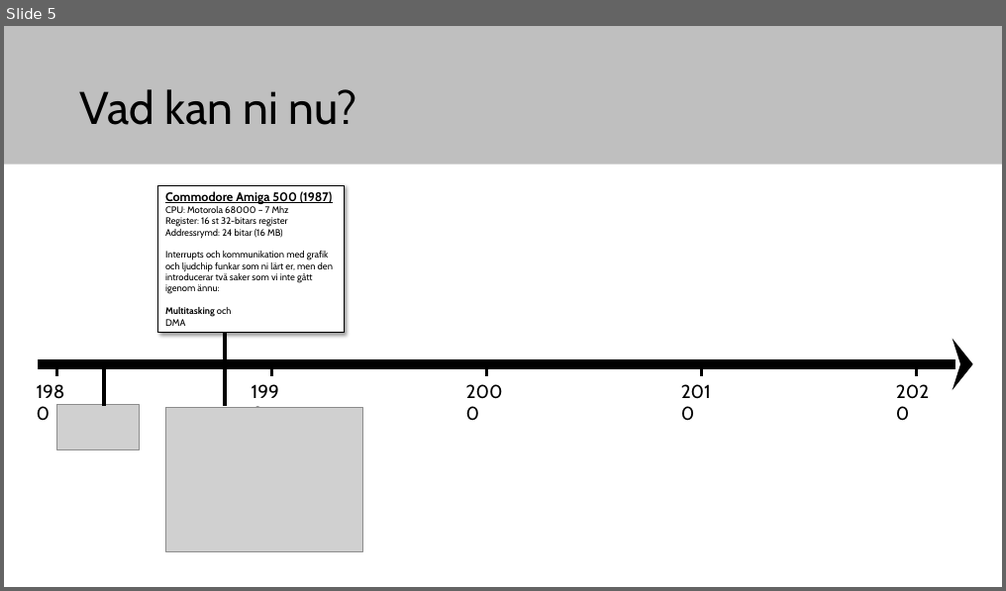
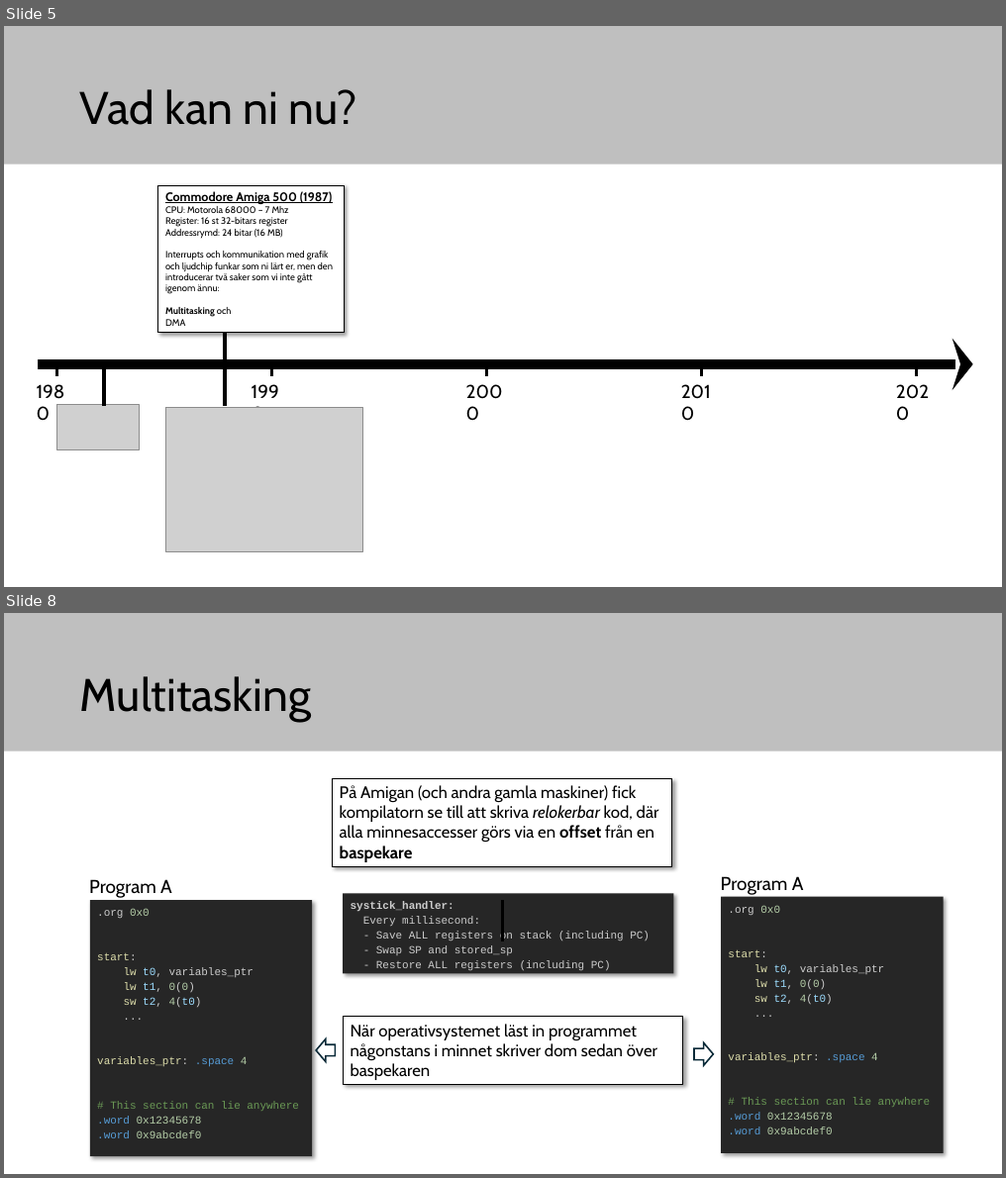
Before and after one commit to elias-at-chalmers/mop-lecture_notes-mirror, a slide deck: slides/lecture12_future_and_wrapup.pptx. Shown one above the other, each under a label of ours: slide 5 before the commit, slides 5 and 8 after it; the slides between them are not shown. The pictures are 1006x591 and 1006x1178 pixels, drawn with LibreOffice and Linux fonts; fonts in the diff are those of the drawing; grey boxes stand for pictures. Boxes give left, top, right and bottom in pixels: in the first picture for what was removed or moved away, otherwise in the second. Text is boxed around its words. In the diff, an @@ line names an element or a change of style, - is before the commit and + after.

Commit message:
Final lecture slides done!

```diff
--- a/slides/lecture12_future_and_wrapup.pptx
+++ b/slides/lecture12_future_and_wrapup.pptx
@@ slide 8 added at [4, 613, 1002, 1174], background #FFFFFF; not listed: 1 template element that a slide beside it also shows @@
@@ title added at [80, 676, 311, 722], 44 pt, text #000000 @@
+Multitasking
@@ rectangle added at [332, 778, 672, 866], fill #FFFFFF, outline #000000 0.75 pt, 16 pt, text #000000 @@
+På Amigan (och andra gamla maskiner) fick kompilatorn se till att skriva relokerbar kod, där alla minnesaccesser görs via en offset från en baspekare
@@ text added at [89, 879, 172, 898], 18 pt, text #000000 @@
+Program A
@@ text added at [721, 876, 804, 895], 18 pt, text #000000 @@
+Program A
@@ rectangle added at [90, 900, 313, 1157], fill #262626, 10.5 pt, text #CCCCCC @@
+.org 0x0
+start:
+lw t0, variables_ptr
+lw t1, 0(0)
+sw t2, 4(t0)
+...
+variables_ptr: .space 4
+# This section can lie anywhere
+.word 0x12345678
+.word 0x9abcdef0
@@ rectangle added at [344, 894, 674, 973], fill #262626, 10.5 pt, text #CCCCCC @@
+systick_handler:
+Every millisecond:
+- Save ALL registers on stack (including PC)
+- Swap SP and stored_sp
+- Restore ALL registers (including PC)
@@ line added from (503, 942) to (503, 900), #000000 3 pt @@
@@ rectangle added at [721, 897, 944, 1154], fill #262626, 10.5 pt, text #CCCCCC @@
+.org 0x0
+start:
+lw t0, variables_ptr
+lw t1, 0(0)
+sw t2, 4(t0)
+...
+variables_ptr: .space 4
+# This section can lie anywhere
+.word 0x12345678
+.word 0x9abcdef0
@@ rectangle added at [344, 1017, 684, 1084], fill #FFFFFF, outline #000000 0.75 pt, 16 pt, text #000000 @@
+När operativsystemet läst in programmet någonstans i minnet skriver dom sedan över baspekaren
@@ right arrow added at [316, 1040, 336, 1062], fill #FFFFFF, outline #092A39 1.5 pt @@
@@ right arrow added at [694, 1044, 714, 1065], fill #FFFFFF, outline #092A39 1.5 pt @@
```
Also in this commit, not shown: 4 slides changed, 8 other slides added, 7 slides removed.
